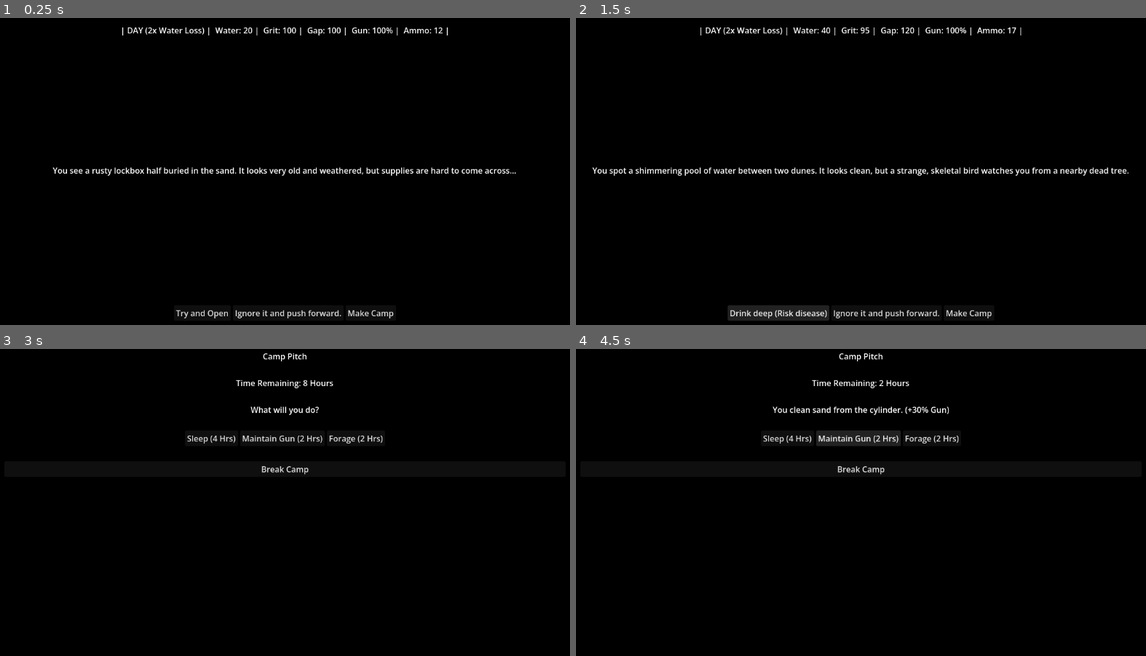
Above: before the commit, frames 1-4 (two rows, left to right).
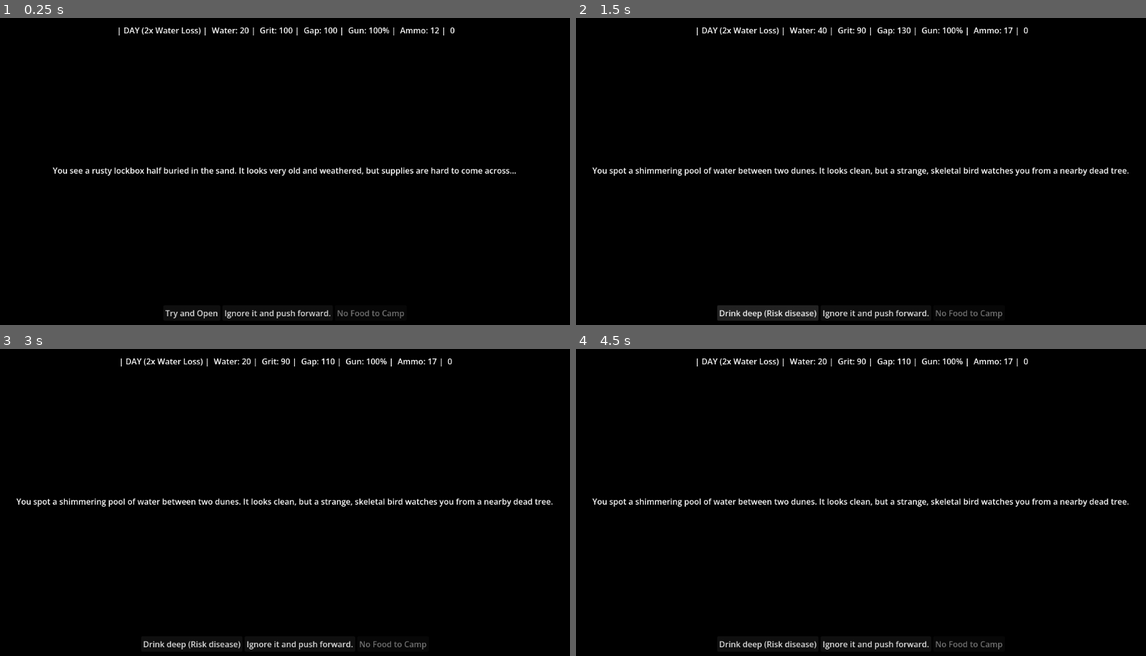
Above: after the commit, the same moments.

Repository: JoelSpicer/Across-The-Desert
Game: Godot game, scene res://Scene/MainGame.tscn
The game is run twice, just before and just after one commit, with the same random seed, the same clock (stepped at 60 frames per second) and the same inputs.
Inputs (mouse positions are in pixels of both pictures, inside the frame that each line leads up to):
- Up to frame 1 (0.25 s): no input
- Up to frame 2 (1.5 s): click "Try and Open" at 0.5 s; click "Drink deep (Risk disease)" at 1.25 s
- Up to frame 3 (3 s): click "Ignore it and push forward." at 2 s; click (393, 643) at 2.75 s, where only the run before the commit has a clickable "Make Camp"
- Up to frame 4 (4.5 s): click (786, 438) at 3.5 s, where only the run before the commit has a clickable "Sleep (4 Hrs)"; click (861, 438) at 4.25 s, where only the run before the commit has a clickable "Maintain Gun (2 Hrs)"

The runs differ from the first frame. In frame 1, 1.3% of the frame differs, in the area x 20-80%, y 3-98%; in frame 2, 1.5%; in frame 3, 3.1%; in frame 4, 3.9%, in the area x 2-97%, y 1-98%.

Commit message:
food and inventory

Diff:
--- /dev/null
+++ b/Resource/Event/event_bird.tres
@@ -0,0 +1,14 @@
+[gd_resource type="Resource" script_class="NarrativeEvent" format=3 uid="uid://cd2el4u81xrgf"]
+
+[ext_resource type="Script" uid="uid://tebrdjqw5ke" path="res://Scripts/NarrativeEvent.gd" id="1_sqt17"]
+
+[resource]
+script = ExtResource("1_sqt17")
+event_text = "You see a bird perched on a petrified log. Is a bullet worth a small meal?"
+choice_1_text = "Kill and eat it"
+choice_2_text = "Leave it"
+choice_1_ammo_cost = 2
+choice_1_gap_penalty = 5
+choice_1_grit_cost = 10
+choice_1_gun_condition_cost = -10
+metadata/_custom_type_script = "uid://tebrdjqw5ke"
--- a/Resource/Event/event_flats.tres
+++ b/Resource/Event/event_flats.tres
@@ -9,5 +9,5 @@
 choice_2_text = "Keep pace"
 choice_1_water_cost = -10
 choice_1_gap_penalty = -10
-choice_1_grit_cost = -50
+choice_1_grit_cost = -5
 metadata/_custom_type_script = "uid://tebrdjqw5ke"
--- a/Resource/Event/event_lockbox.tres
+++ b/Resource/Event/event_lockbox.tres
@@ -8,6 +8,7 @@
 choice_1_text = "Try and Open"
 choice_2_text = "Ignore it and push forward."
 choice_1_ammo_cost = 5
-choice_1_gap_penalty = 5
-choice_2_gap_penalty = -10
+choice_1_grit_cost = -5
+choice_1_gap_penalty = 10
+choice_1_item_reward = "Food"
 metadata/_custom_type_script = "uid://tebrdjqw5ke"
--- a/Scripts/EventManager.gd
+++ b/Scripts/EventManager.gd
@@ -27,6 +27,8 @@
 	var grit_cost = 0
 	var ammo_cost = 0
 	var gun_cost = 0
+	var food_cost = 0
+	var item_reward = ""
 
 	# 1. Grab the base costs from the resource
 	if choice_num == 1:
@@ -35,12 +37,16 @@
 		grit_cost = current_event.choice_1_grit_cost
 		ammo_cost = current_event.choice_1_ammo_cost
 		gun_cost = current_event.choice_1_gun_condition_cost
+		food_cost = current_event.choice_1_food_cost
+		item_reward = current_event.choice_1_item_reward
 	elif choice_num == 2:
 		water_cost = current_event.choice_2_water_cost
 		gap_penalty = current_event.choice_2_gap_penalty
 		grit_cost = current_event.choice_2_grit_cost
 		ammo_cost = current_event.choice_2_ammo_cost
 		gun_cost = current_event.choice_2_gun_condition_cost
+		food_cost = current_event.choice_2_food_cost
+		item_reward = current_event.choice_2_item_reward
 
 	# 2. Apply Day/Night Modifiers
 	if GameState.is_day:
@@ -66,6 +72,8 @@
 	GameState.modify_ammo(ammo_cost)
 	GameState.modify_gun_condition(gun_cost)
 	GameState.modify_gap(gap_penalty)
+	GameState.modify_food(food_cost)
+	GameState.add_item(item_reward)
 
 	# 4. Check for death before continuing
 	if GameState.is_dead:
--- a/Scripts/GameState.gd
+++ b/Scripts/GameState.gd
@@ -7,7 +7,7 @@
 var water: int = 20
 var ammo: int = 12
 var gun_condition: int = 100
-var food: int = 5
+var food: int = 0
 
 # State Flags
 var loop_count: int = 0
@@ -17,6 +17,8 @@
 
 var death_reason: String = "" # Stores the specific failure message
 var is_dead: bool = false
+
+var inventory: Array[String] = []
 
 signal stats_changed
 signal player_died # New signal to tell the UI to change scenes
@@ -94,3 +96,25 @@
 	# Flip the boolean (if true, becomes false; if false, becomes true)
 	is_day = !is_day
 	stats_changed.emit()
+
+func modify_food(amount: int):
+	food += amount
+	if food < 0: food = 0
+	stats_changed.emit()
+
+# --- NEW INVENTORY FUNCTIONS ---
+
+func add_item(item_name: String):
+	if item_name != "":
+		inventory.append(item_name)
+		stats_changed.emit()
+
+func remove_item(item_name: String) -> bool:
+	if inventory.has(item_name):
+		inventory.erase(item_name)
+		stats_changed.emit()
+		return true
+	return false
+
+func has_item(item_name: String) -> bool:
+	return inventory.has(item_name)
--- a/Scripts/Maingame.gd
+++ b/Scripts/Maingame.gd
@@ -41,7 +41,15 @@
 	label_grit.text = "Grit: " + str(GameState.current_grit) + " | "
 	label_gap.text = "Gap: " + str(GameState.gap_distance) + " | "
 	label_gun.text = "Gun: " + str(GameState.gun_condition) + "%" + " | "
-	label_ammo.text = "Ammo: " + str(GameState.ammo) + " | "
+	label_ammo.text = "Ammo: " + str(GameState.ammo) + " |  " + str(GameState.food)
+
+	# Check food and update the Camp button
+	if GameState.food > 0:
+		btn_make_camp.disabled = false
+		btn_make_camp.text = "Make Camp (-1 Food)"
+	else:
+		btn_make_camp.disabled = true
+		btn_make_camp.text = "No Food to Camp"
 
 
 func load_event(event_resource: NarrativeEvent):
@@ -63,8 +71,11 @@
 	get_tree().change_scene_to_file("res://Scene/GameOver.tscn")
 
 func _on_make_camp_pressed():
-	# Instantiate the camp phase overlay
-	var camp_instance = CAMP_PHASE_SCENE.instantiate()
+	# Double-check they have food, just to be safe
+	if GameState.food > 0:
+		# Deduct 1 food as the cost of setting up camp
+		GameState.modify_food(-1)
 
-	# Add it as a child of MainGame so it renders on top of everything else
-	add_child(camp_instance)
+		# Instantiate the camp phase overlay
+		var camp_instance = CAMP_PHASE_SCENE.instantiate()
+		add_child(camp_instance)
--- a/Scripts/NarrativeEvent.gd
+++ b/Scripts/NarrativeEvent.gd
@@ -5,16 +5,23 @@
 @export var choice_1_text: String
 @export var choice_2_text: String
 
-# What happens when they click choice 1?
+@export_group("Choice 1 Effects")
 @export var choice_1_water_cost: int = 0
 @export var choice_1_ammo_cost: int = 0
+@export var choice_1_food_cost: int = 0
+@export var choice_1_gun_condition_cost: int = 0
+@export var choice_1_grit_cost: int = 0
 @export var choice_1_gap_penalty: int = 0
-@export var choice_1_grit_cost: int = 0
-@export var choice_1_gun_condition_cost: int = 0
+@export var choice_1_item_reward: String = "" # Type a string like "Rusty Key" to award an item
+@export var choice_1_required_item: String = "" # If not blank, the player MUST have this item to pick this choice
 
-# What happens when they click choice 2?
+@export_group("Choice 2 Effects")
+# ... (Duplicate the exact same variables for Choice 2) ...
 @export var choice_2_water_cost: int = 0
 @export var choice_2_ammo_cost: int = 0
+@export var choice_2_food_cost: int = 0
+@export var choice_2_gun_condition_cost: int = 0
+@export var choice_2_grit_cost: int = 0
 @export var choice_2_gap_penalty: int = 0
-@export var choice_2_grit_cost: int = 0
-@export var choice_2_gun_condition_cost: int = 0
+@export var choice_2_item_reward: String = ""
+@export var choice_2_required_item: String = ""
